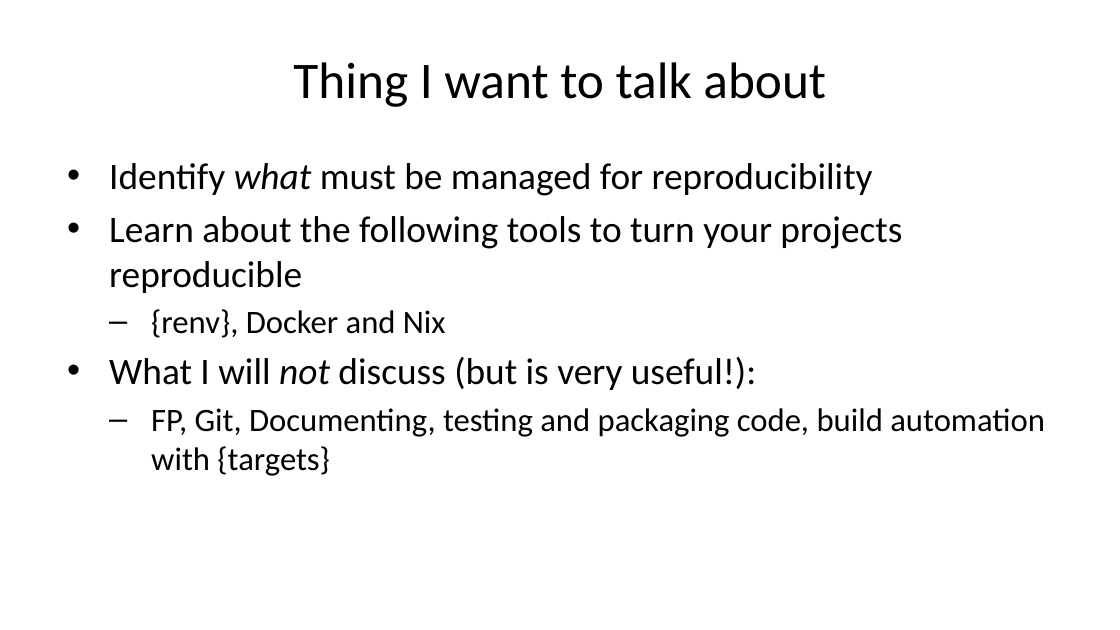
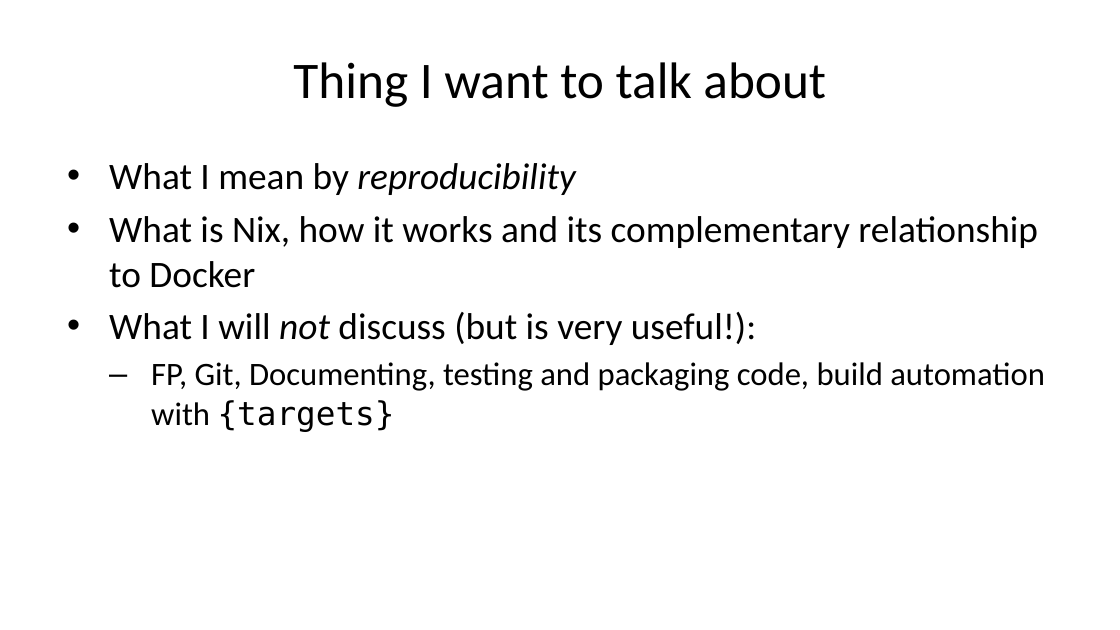
Before and after one commit to b-rodrigues/repro_basf, a slide deck: slide 3 of docs/index.pptx. Drawn at 1120x630 pixels with LibreOffice and Linux fonts; fonts in the diff are those of the drawing. Boxes give left, top, right and bottom in pixels: in the first picture for what was removed or moved away, otherwise in the second. Text is boxed around its words. In the diff, an @@ line names an element or a change of style, - is before the commit and + after.

```diff
--- a/docs/index.pptx
+++ b/docs/index.pptx
@@ text at <box>109,163,1038,288</box>: text changed @@
-• Identify what must be managed for reproducibility
-• Learn about the following tools to turn your projects reproducible
-  – {renv}, Docker and Nix
+• What I mean by reproducibility
+• What is Nix, how it works and its complementary relationship to Docker
@@ text at <box>151,362,1045,432</box>: font Calibri to DejaVu Sans Mono in "{targets}" @@
```
Also in this commit, not shown: 11 other slides changed, 1 slide added, 5 slides removed, 17 other files.
